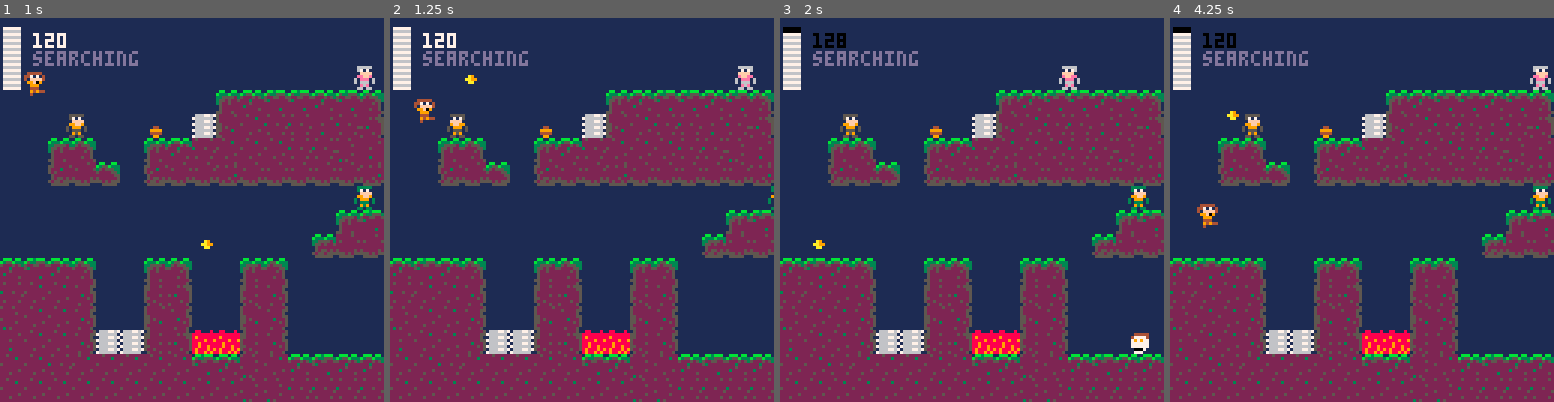
Above: before the commit, frames 1-4 (left to right).
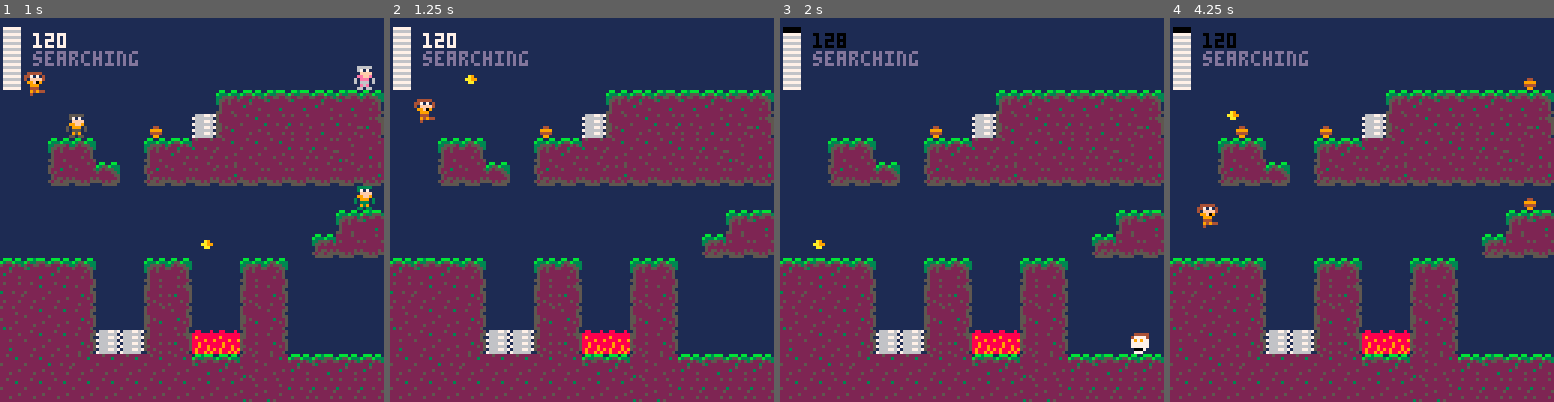
Above: after the commit, the same moments.

Repository: RicoP/picowiese
Game: PICO-8 cartridge violent.p8
The game is run twice, just before and just after one commit, with the same random seed, the same clock (stepped at 60 frames per second) and the same inputs.
Inputs:
- Up to frame 1 (1 s): tap X (X key) at 0.33 s; tap O (Z key) at 0.7 s
- Up to frame 2 (1.25 s): tap X (X key) at 1.07 s
- Up to frame 3 (2 s): hold Right from 1.6 s (still down); tap O (Z key) at 1.7 s; tap X (X key) at 1.85 s
- Up to frame 4 (4.25 s): release Right at 2.1 s; tap O (Z key) every 0.4 s from 2.1 to 4.1 s; hold Up 2.15-2.42 s; hold Right 2.47-3.03 s; tap X (X key) at 2.97, 4.08 s; hold Left 3.08-3.58 s; hold Down 3.63-3.97 s; hold Right from 4.02 s (still down)

Frame 1 is identical in both runs. In frame 2, 0.5% of the frame differs, in the area x 14-100%, y 12-50%; in frame 3, 0.6%; in frame 4, 0.8%, in the area x 17-100%, y 12-50%.

Commit message:
enemies shoot melons

Diff:
--- a/violent.p8
+++ b/violent.p8
@@ -410,6 +410,19 @@
  end
 end
 
+function shoot_melon(p)
+ local melon = {x=p.x, y=p.y}
+ melon.direction = p.direction
+ melon.velx = p.direction * melon_speed
+ melon.vely = 0
+ local is_other = p.tile == enemy_other
+ melon.player = not is_other
+ melon.tile = tile_melon
+ melon.lifetime = 20
+ add(entities, melon)
+ sfx(0)
+end
+
 function hero_movement(p)
  p.groundlevel = calc_char_groundlevel(p.x,p.y,8)
 
@@ -450,15 +463,7 @@
 
  --shootng
  if btnd(❎) then
-  local melon = {x=p.x, y=p.y}
-  melon.direction = p.direction
-  melon.velx = p.direction * melon_speed
-  melon.vely = 0
-  melon.player = true
-  melon.tile = tile_melon
-  melon.lifetime = 20
-  add(entities, melon)
-  sfx(0)
+  shoot_melon(p)
  end
 end
 
@@ -478,6 +483,11 @@
 end
 
 function enemy_update(e,p)
+  if e.tile == enemy_other then
+   if btnd(❎) then
+    shoot_melon(e)
+   end
+  end
   if abs(e.x-p.x) <= 8 and abs(e.y-p.y) <= 8 then
    hurt_hero(9,p)
   end
